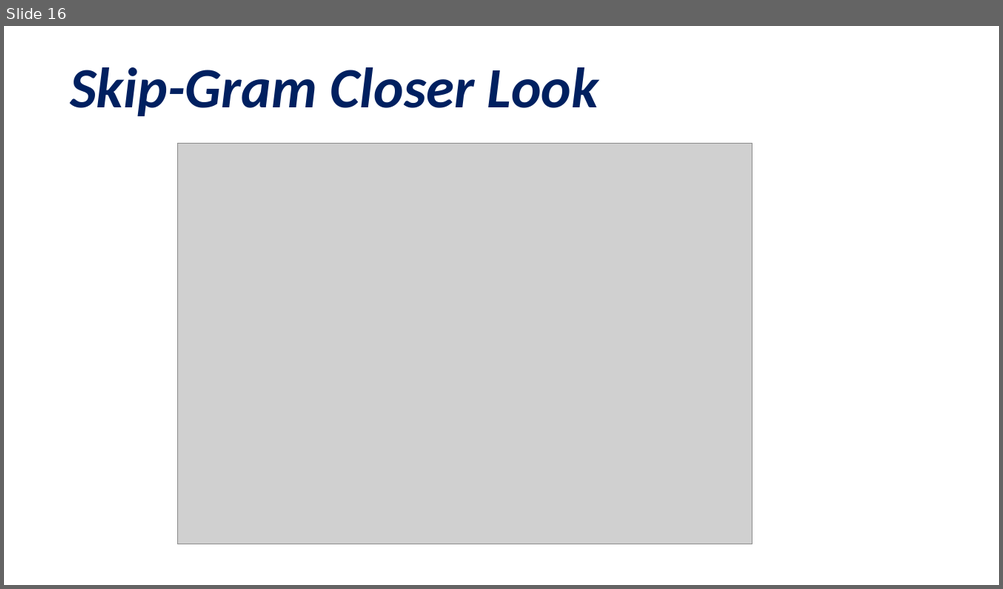
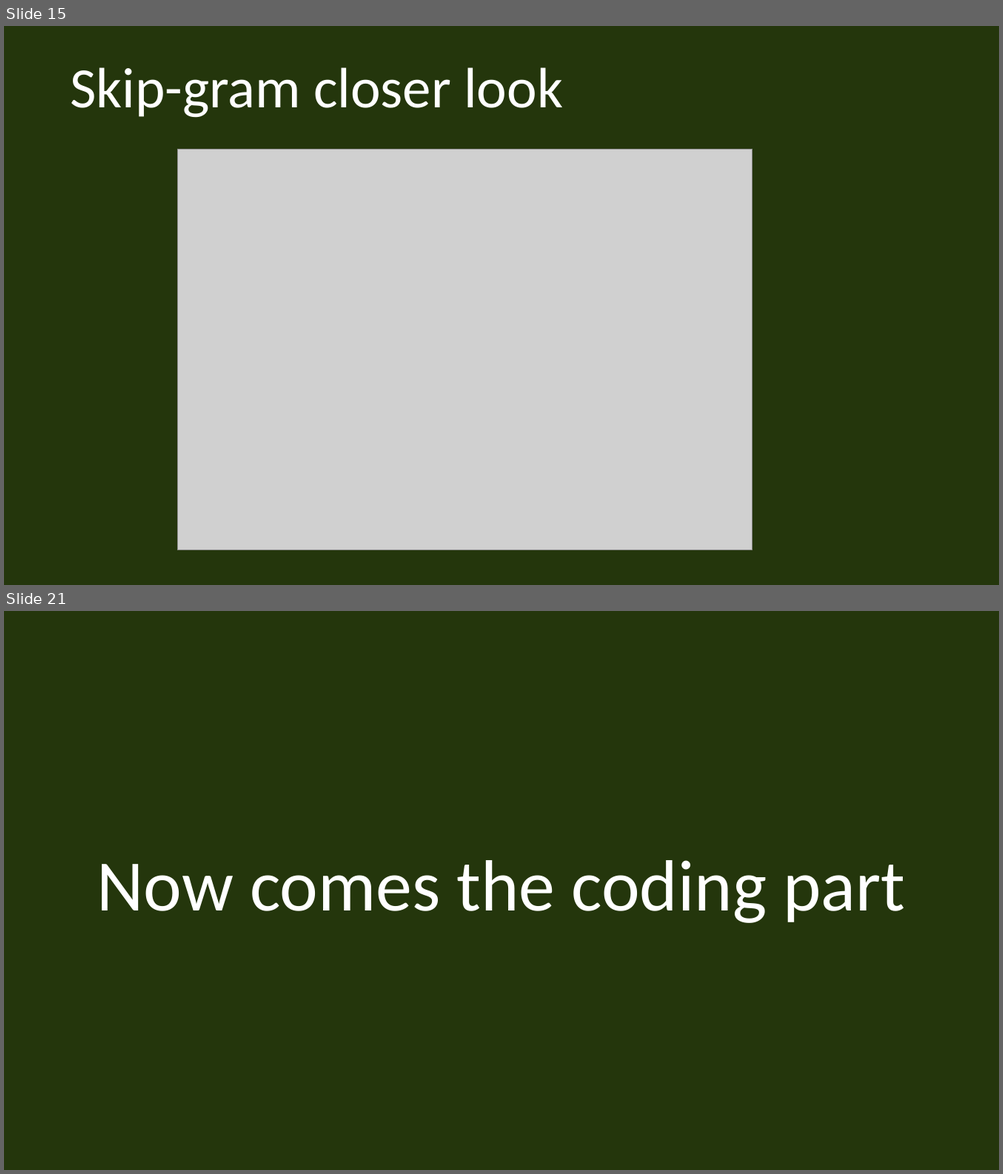
Before and after one commit to rifazn/patternlab, a slide deck: presentation/Pattern.odp. Shown one above the other, each under a label of ours: slide 16 before the commit, slides 15 and 21 after it; the slides between them are not shown. The pictures are 1003x589 and 1003x1174 pixels, drawn with LibreOffice and Linux fonts; fonts in the diff are those of the drawing; grey boxes stand for pictures. Boxes give left, top, right and bottom in pixels: in the first picture for what was removed or moved away, otherwise in the second. Text is boxed around its words. In the diff, an @@ line names an element or a change of style, - is before the commit and + after.

```diff
--- a/presentation/Pattern.odp
+++ b/presentation/Pattern.odp
@@ slide 21 added at [4, 611, 999, 1170], background #24360C @@
@@ text added at [97, 860, 905, 923], 70 pt, text #FFFFFF @@
+Now comes the coding part
@@ what was slide 16 is now slide 15 @@
@@ slide 15 changed as well @@
@@ background #FFFFFF to #24360C @@
@@ title at [70, 67, 563, 118]: text changed; text colour #002060 to #FFFFFF; bold off; italic off @@
-Skip-Gram Closer Look
+Skip-gram closer look
@@ picture: place and size @@
-picture at [177, 143, 752, 545]
+picture at [177, 149, 752, 551]
```
Also in this commit, not shown: 1 other slide changed, 26 other slides added, 16 slides removed, 3 other files.
